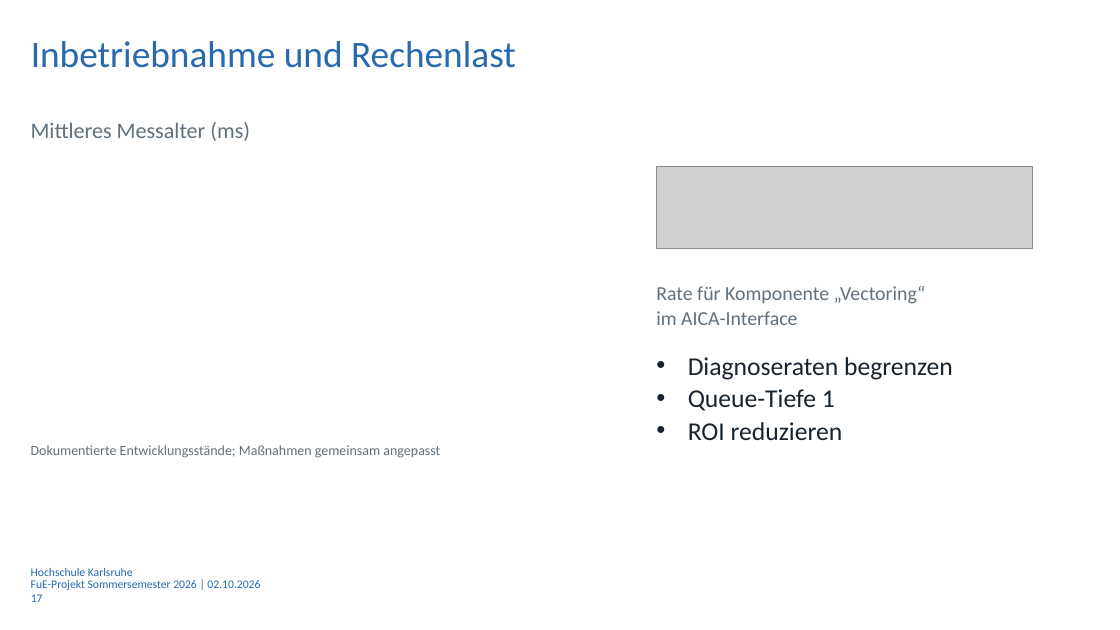
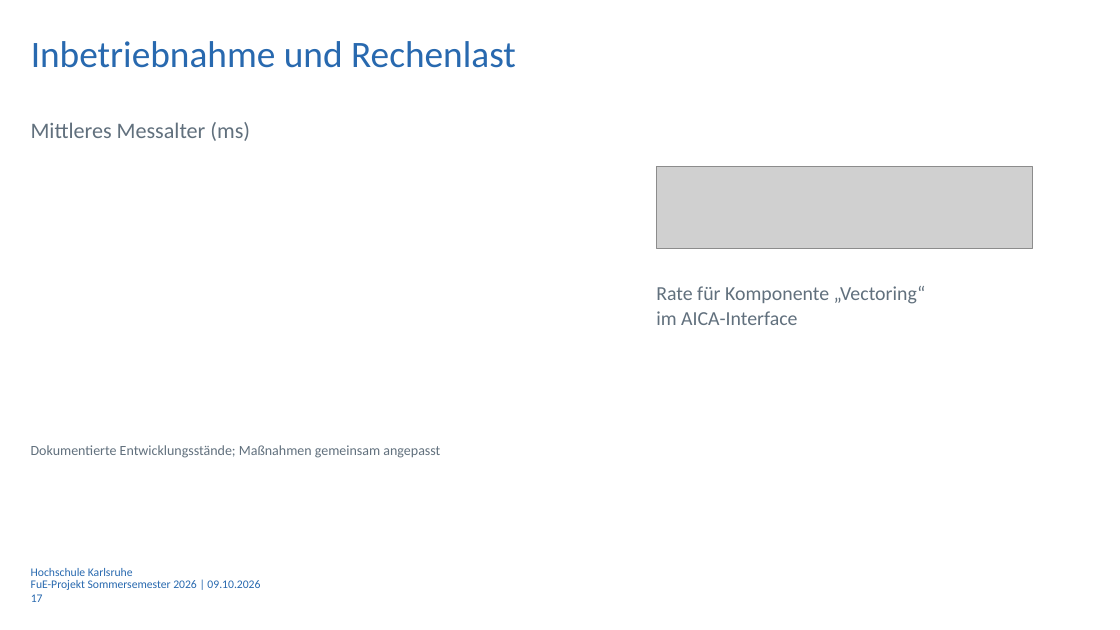
Before and after one commit to Luze212/roboter_tetris, a slide deck: slide 17 of docs/Abschlussprasentation_RoboterTetris_V03.pptx. Drawn at 1120x630 pixels with LibreOffice and Linux fonts; fonts in the diff are those of the drawing; grey boxes stand for pictures; background and template pictures are left out. Boxes give left, top, right and bottom in pixels: in the first picture for what was removed or moved away, otherwise in the second. Text is boxed around its words. In the diff, an @@ line names an element or a change of style, - is before the commit and + after.

```diff
--- a/docs/Abschlussprasentation_RoboterTetris_V03.pptx
+++ b/docs/Abschlussprasentation_RoboterTetris_V03.pptx
@@ text removed at (x1=688, y1=357, x2=953, y2=440) @@
-• Diagnoseraten begrenzen
-• Queue-Tiefe 1
-• ROI reduzieren
@@ text at (x1=31, y1=580, x2=260, y2=590): text changed @@
-FuE-Projekt Sommersemester 2026 | 02.10.2026
+FuE-Projekt Sommersemester 2026 | 09.10.2026
```
Also in this commit, not shown: 15 other slides changed.
